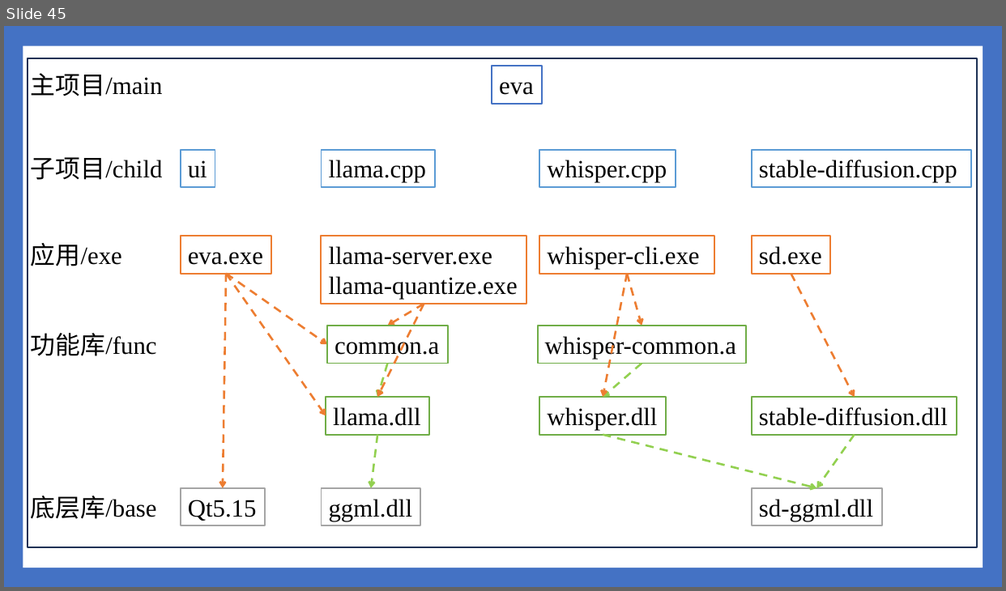
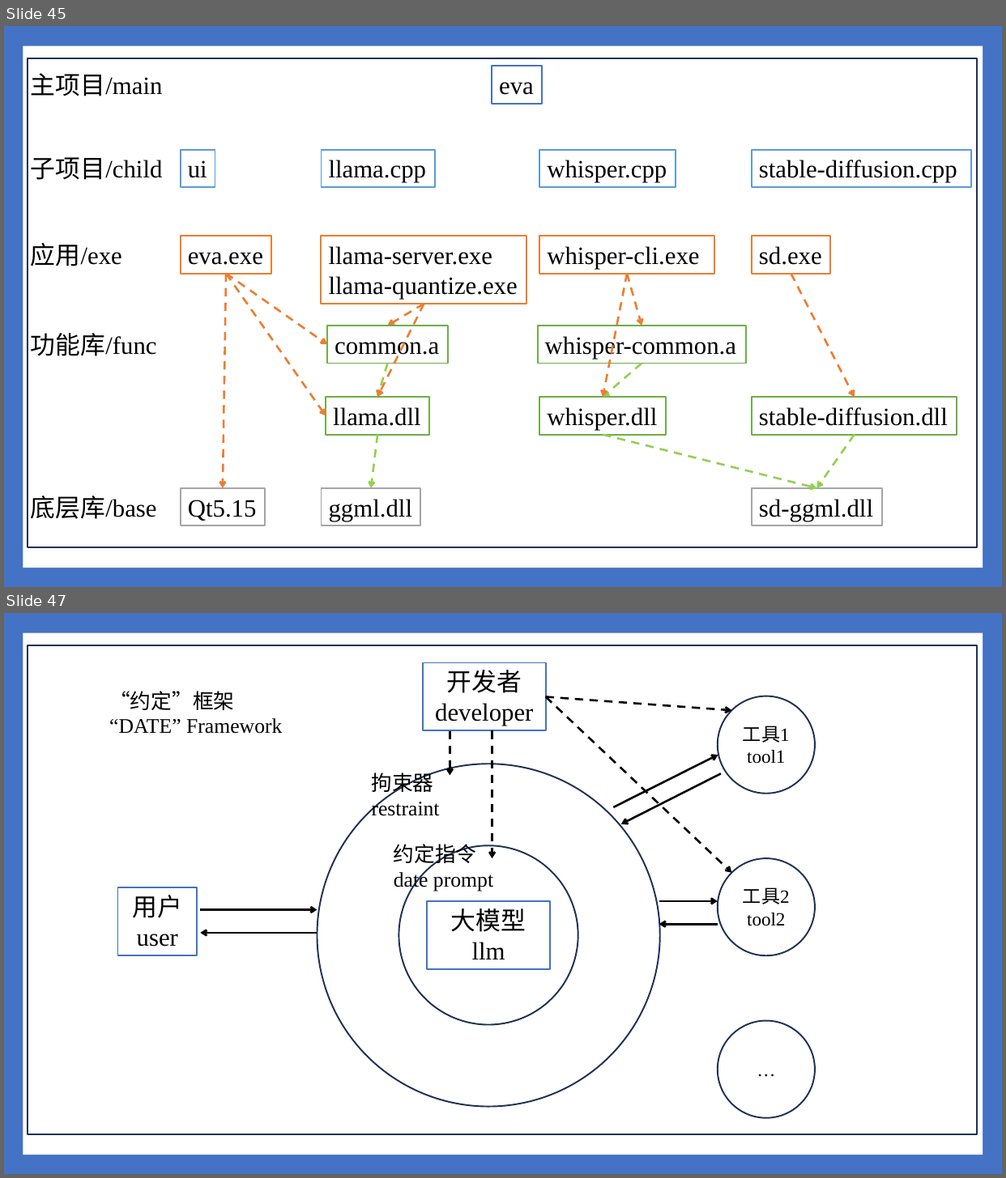
Before and after one commit to ylsdamxssjxxdd/eva, a slide deck: ui/resource/软件介绍.pptx. Shown one above the other, each under a label of ours: slide 45 before the commit, slides 45 and 47 after it; the slides between them are not shown. The pictures are 1006x591 and 1006x1178 pixels, drawn with LibreOffice and Linux fonts; fonts in the diff are those of the drawing. Boxes give left, top, right and bottom in pixels: in the first picture for what was removed or moved away, otherwise in the second. Text is boxed around its words. In the diff, an @@ line names an element or a change of style, - is before the commit and + after.

```diff
--- a/ui/resource/软件介绍.pptx
+++ b/ui/resource/软件介绍.pptx
@@ slide 47 added at (4, 613, 1002, 1174), background #4472C4; not listed: 1 template element that a slide beside it also shows @@
@@ rectangle added at (28, 646, 978, 1135), fill #FFFFFF, outline #1E3256 1.5 pt @@
@@ rectangle added at (424, 663, 546, 731), fill #FFFFFF, outline #4472C4 1.5 pt, 24 pt, text #000000 @@
+开发者developer
@@ text added at (109, 691, 282, 734), 20 pt, text #000000 @@
+“约定”框架
+“DATE” Framework
@@ arrow added from (546, 697) to (731, 710), #000000 2 pt dashed @@
@@ arrow added from (546, 697) to (731, 873), #000000 2 pt dashed @@
@@ ellipse added at (718, 696, 815, 794), fill #FFFFFF, outline #1E3256 1.5 pt, 18 pt, text #000000 @@
+工具1
+tool1
@@ arrow added from (450, 731) to (450, 776), #000000 2 pt dashed @@
@@ arrow added from (492, 730) to (492, 858), #000000 2 pt dashed @@
@@ arrow added from (613, 807) to (718, 756), #000000 2 pt @@
@@ ellipse added at (317, 764, 660, 1107), fill #FFFFFF, outline #1E3256 1.5 pt @@
@@ text added at (372, 772, 440, 816), 20 pt, text #000000 @@
+拘束器
+restraint
@@ arrow added from (721, 774) to (621, 824), #000000 2 pt @@
@@ text added at (394, 844, 493, 891), 20 pt, text #000000 @@
+约定指令
+date prompt
@@ ellipse added at (399, 845, 578, 1024), fill #FFFFFF, outline #1E3256 1.5 pt @@
@@ ellipse added at (718, 858, 815, 956), fill #FFFFFF, outline #1E3256 1.5 pt, 18 pt, text #000000 @@
+工具2
+tool2
@@ rectangle added at (117, 888, 197, 956), fill #FFFFFF, outline #4472C4 1.5 pt, 24 pt, text #000000 @@
+用户
+user
@@ rectangle added at (427, 901, 550, 969), fill #FFFFFF, outline #4472C4 1.5 pt, 24 pt, text #000000 @@
+大模型llm
@@ arrow added from (659, 901) to (718, 901), #000000 2 pt @@
@@ arrow added from (200, 910) to (317, 910), #000000 2 pt @@
@@ arrow added from (718, 924) to (659, 924), #000000 2 pt @@
@@ arrow added from (317, 933) to (200, 933), #000000 2 pt @@
@@ ellipse added at (718, 1021, 815, 1118), fill #FFFFFF, outline #1E3256 1.5 pt, 18 pt, text #000000 @@
+…
```
Also in this commit, not shown: 1 other slide added, 6 other files.
